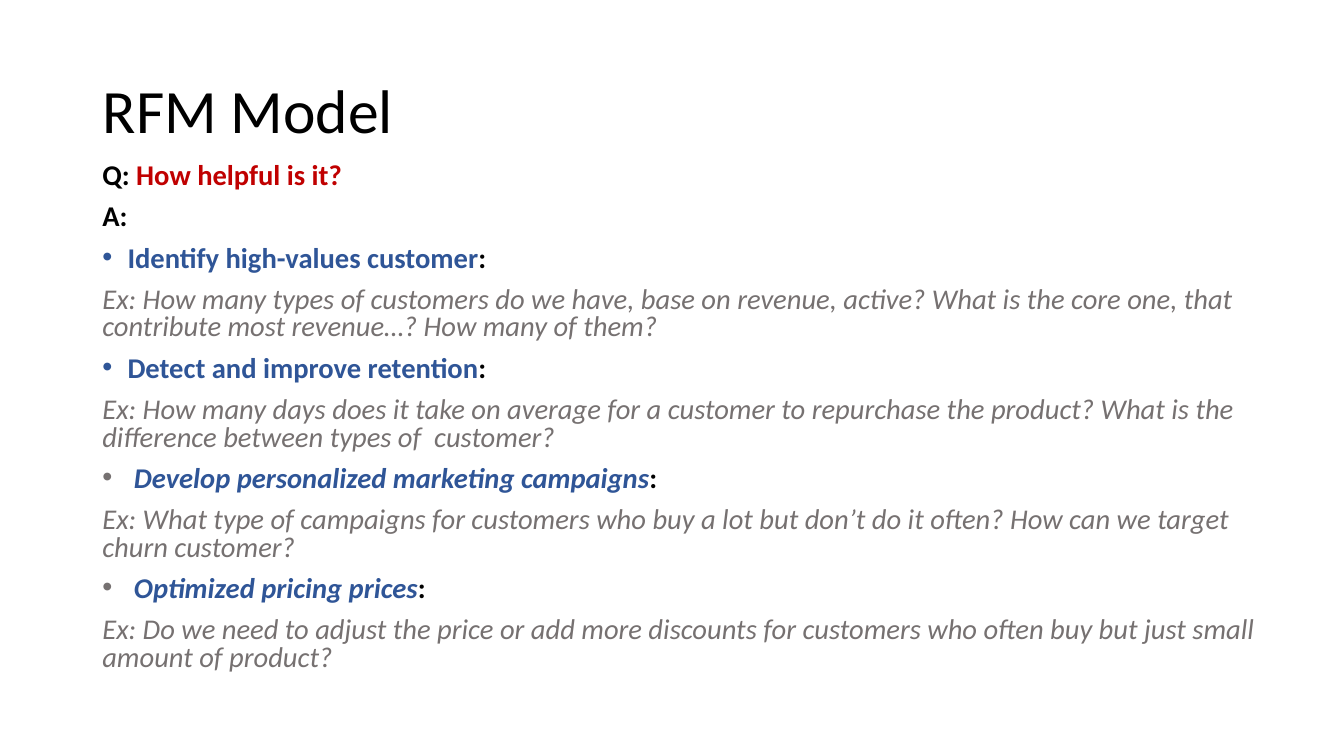
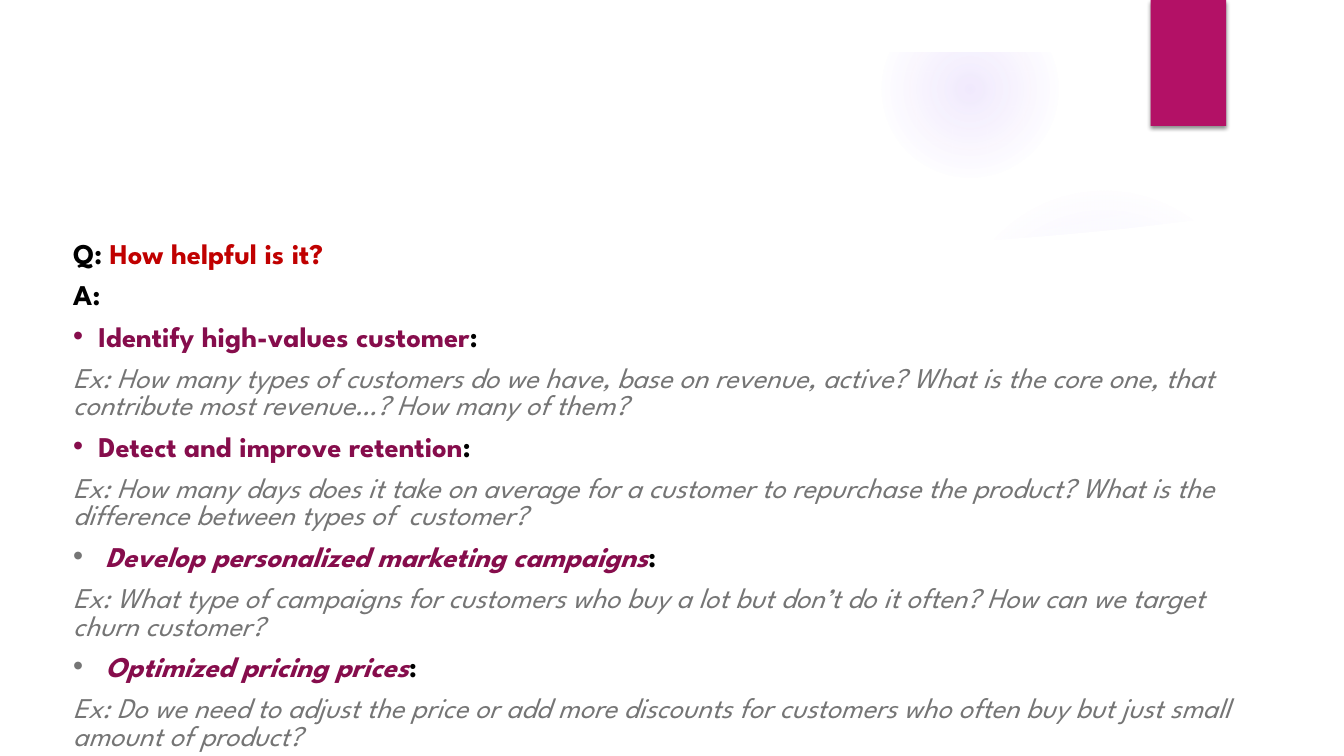
Before and after one commit to hauct/RFM-Customer-Segmentation, a slide deck: slide 5 of report/customer_segment_report.pptx. Drawn at 1344x756 pixels with LibreOffice and Linux fonts; fonts in the diff are those of the drawing; background and template pictures are left out. Boxes give left, top, right and bottom in pixels: in the first picture for what was removed or moved away, otherwise in the second. Text is boxed around its words. In the diff, an @@ line names an element or a change of style, - is before the commit and + after.

```diff
--- a/report/customer_segment_report.pptx
+++ b/report/customer_segment_report.pptx
@@ group added at bbox=[0, 0, 1344, 756]: 5 ellipses, 2 freeform shapes @@
@@ rectangle added at bbox=[1150, 0, 1226, 126], fill #B31166 @@
@@ text "RFM Model": place and size @@
-text "RFM Model" at bbox=[103, 90, 393, 134]
+text "RFM Model" at bbox=[93, 74, 1252, 220]
@@ text "RFM Model" at bbox=[93, 74, 1252, 220]: size 44 to 36 pt, font Calibri to League Spartan, text colour #000000 to #FFFFFF @@
@@ text "Q: How helpful is it?": place and size @@
-text "Q: How helpful is it?" at bbox=[102, 165, 1254, 672]
+text "Q: How helpful is it?" at bbox=[73, 244, 1230, 752]
@@ text "Q: How helpful is it?" at bbox=[73, 244, 1230, 752]: font Calibri to League Spartan; text colour #2F5597 to #860D4C in "Identify high-values customer:", "Detect and improve retention:", "Develop personalized marketing campaigns:", "Optimized pricing prices:"; text colour #767171 to #767676 in "Ex: How many types of customers do ...", "Ex: How many days does it take ...", "Ex: What type of campaigns for customers ...", "Ex: Do we need to adjust the ..." @@
```
Also in this commit, not shown: 10 other slides changed, 19 other files.
